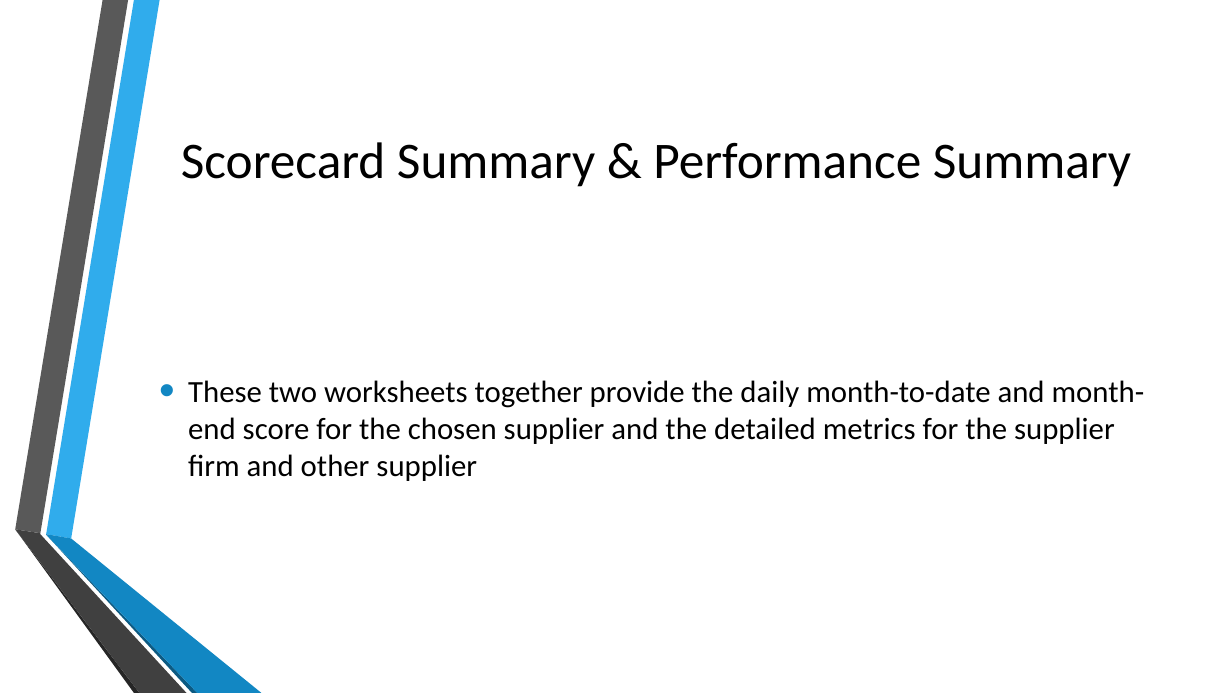
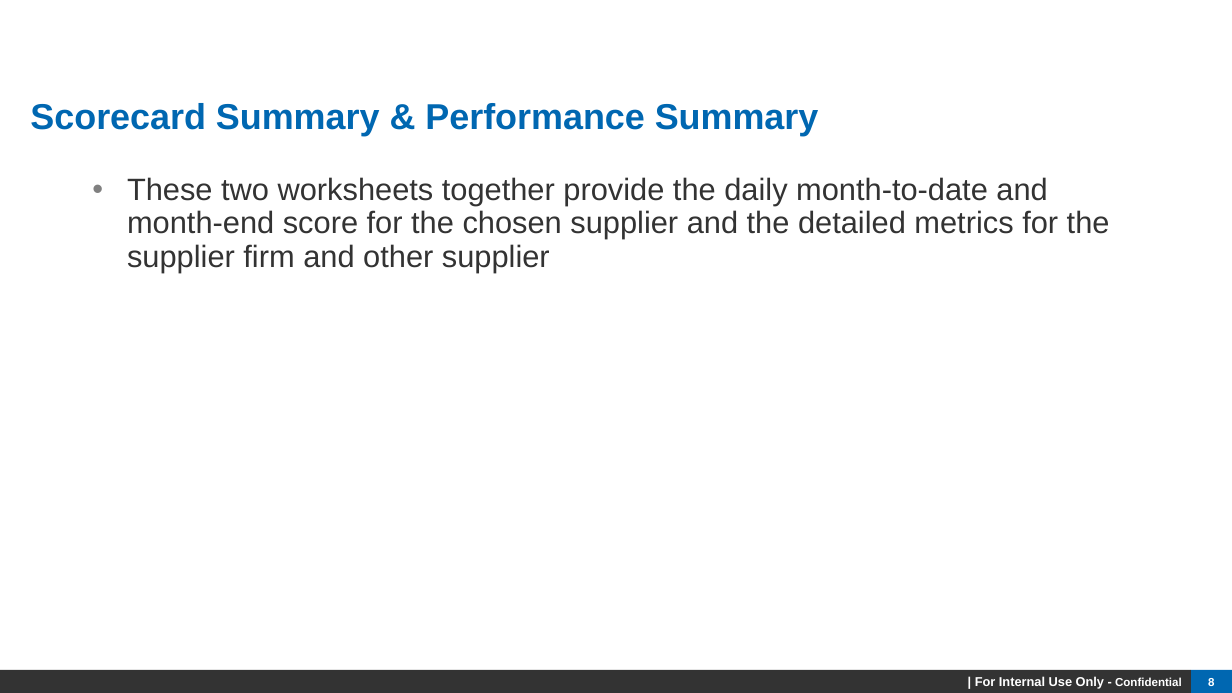
Before and after one commit to maxchen1220/Project, a slide deck: slide 8 of Supplier Scorecard Project Review.pptx. Drawn at 1232x693 pixels with LibreOffice and Linux fonts; fonts in the diff are those of the drawing; background and template pictures are left out. Boxes give left, top, right and bottom in pixels: in the first picture for what was removed or moved away, otherwise in the second. Text is boxed around its words. In the diff, an @@ line names an element or a change of style, - is before the commit and + after.

```diff
--- a/Supplier Scorecard Project Review.pptx
+++ b/Supplier Scorecard Project Review.pptx
@@ title "Scorecard Summary & Performance Summary" moved from (x1=181, y1=142, x2=1131, y2=187) to (x1=30, y1=103, x2=819, y2=136) @@
@@ title "Scorecard Summary & Performance Summary" at (x1=30, y1=103, x2=819, y2=136): size 40 to 28 pt, font Calibri to Arial, text colour #000000 to #0067B1, bold on; alignment centre to left; line spacing 1 to 0.95 @@
@@ text "These two worksheets together provide ..." moved from (x1=188, y1=380, x2=1145, y2=481) to (x1=127, y1=177, x2=1110, y2=272) @@
@@ text "These two worksheets together provide ..." at (x1=127, y1=177, x2=1110, y2=272): font Calibri to Arial, text colour #000000 to #333333; indent changed; line spacing 1 to 0.9; bullet colour #1287C3 to #808080; vertical alignment middle to top @@
@@ group removed at (x1=15, y1=0, x2=262, y2=693): 6 freeform shapes @@
@@ rectangle added at (x1=0, y1=670, x2=1191, y2=693), fill #333333, 10 pt, text #FFFFFF, bold @@
+| For Internal Use Only - Confidential
@@ page number added at (x1=1191, y1=670, x2=1232, y2=693), fill #0067B1, 9 pt, text #FFFFFF, bold @@
+8
```
Also in this commit, not shown: 12 other slides changed, 6 slides added, 1 slide removed.
